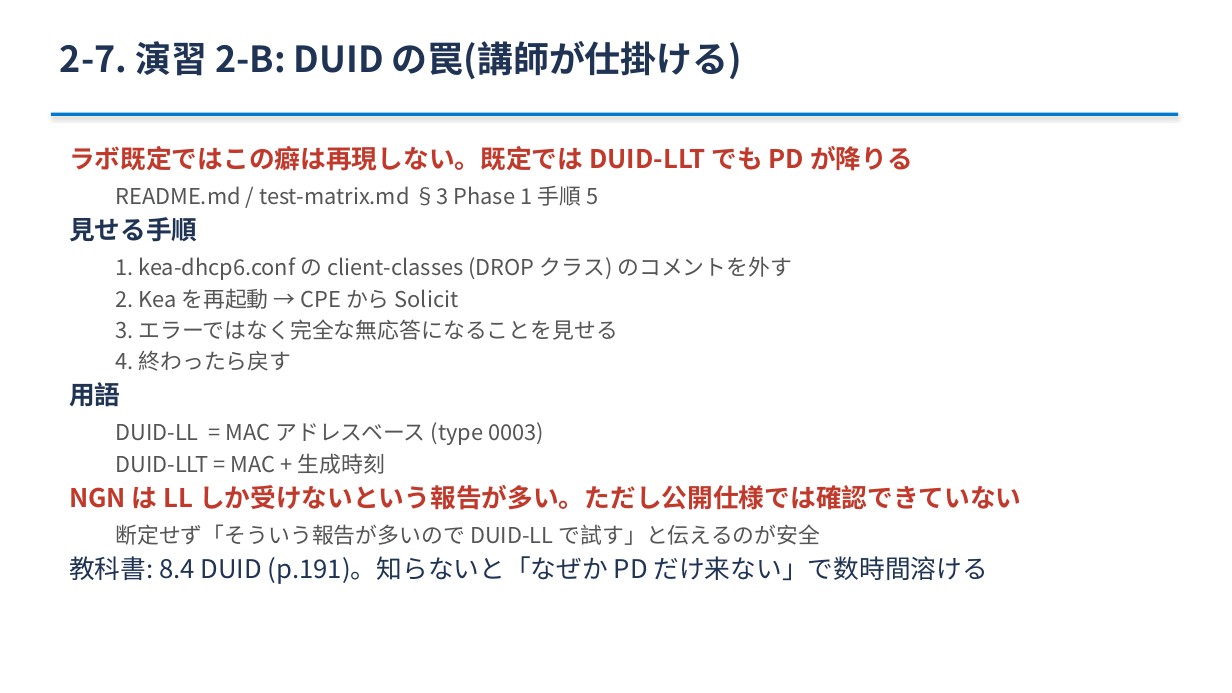
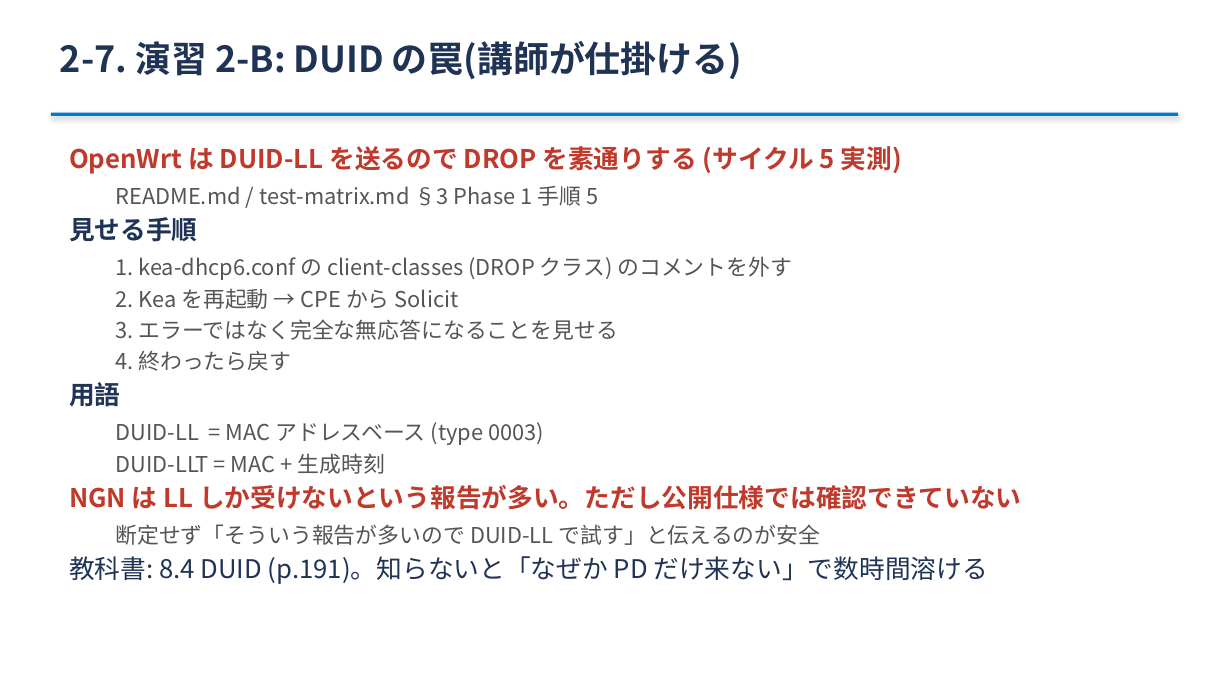
Before and after one commit to ginchankawaii/claude-code-book-template, a slide deck: slide 19 of docs/ipoe-lab/slides/toranomaki.pptx. Drawn at 1232x693 pixels with LibreOffice and Linux fonts; fonts in the diff are those of the drawing. Boxes give left, top, right and bottom in pixels: in the first picture for what was removed or moved away, otherwise in the second. Text is boxed around its words. In the diff, an @@ line names an element or a change of style, - is before the commit and + after.

```diff
--- a/docs/ipoe-lab/slides/toranomaki.pptx
+++ b/docs/ipoe-lab/slides/toranomaki.pptx
@@ text at bbox=[69, 146, 902, 174]: text changed @@
-ラボ既定ではこの癖は再現しない。既定では DUID-LLT でも PD が降りる
+OpenWrt は DUID-LL を送るので DROP を素通りする (サイクル 5 実測)
```
Also in this commit, not shown: 5 other slides changed, 1 other file.
